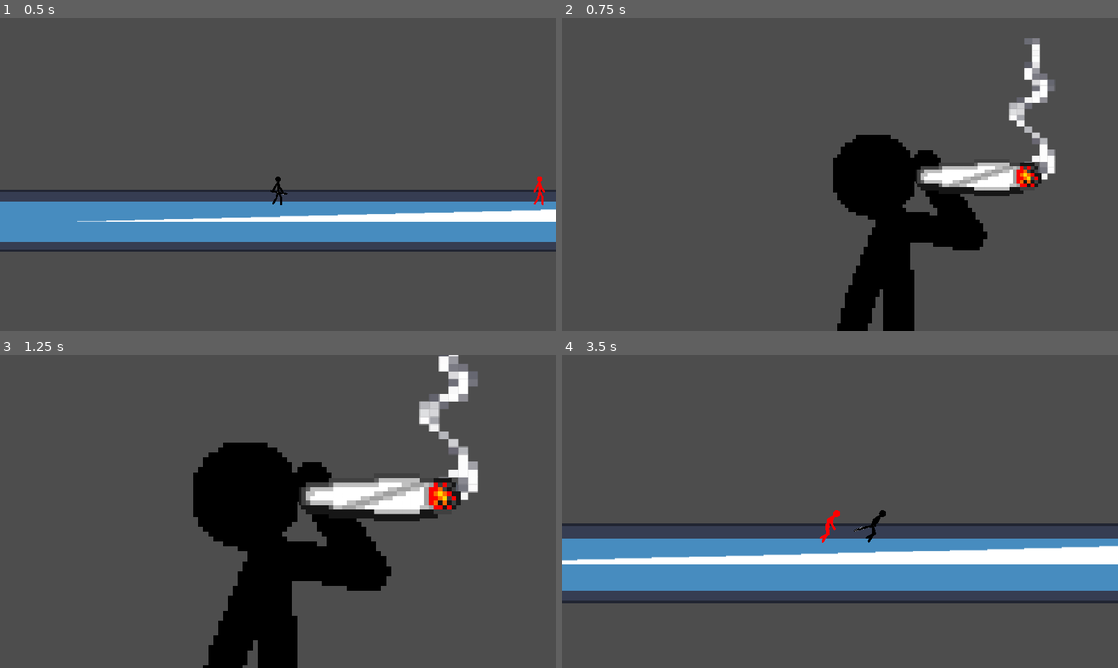
Above: before the commit, frames 1-4 (two rows, left to right).
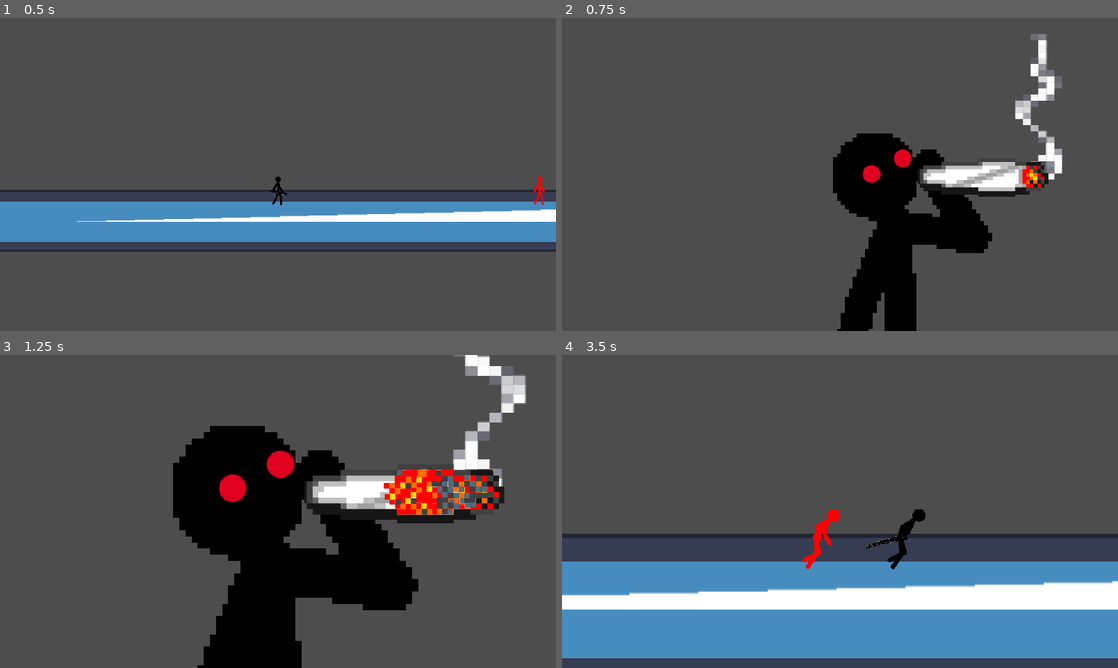
Above: after the commit, the same moments.

Repository: tyomhak/RedEyeSamurai-gd
Game: Godot game, scene res://scenes/levels/test_level.tscn
Two runs of this game, one before a commit and one after it. Both use one fixed random seed, a clock stepped at 60 frames per second and the inputs below. The engine's default icon, where the game draws it, is replaced by a stand-in: a white triangle on a blue panel in a dark square.
Inputs (mouse positions are in pixels of both pictures, inside the frame that each line leads up to):
- Up to frame 1 (0.5 s): no input
- Up to frame 2 (0.75 s): move the mouse to (962, 158) at 0.52 s; hold D (right) from 0.53 s (still down); tap Q (smoke) at 0.6 s
- Up to frame 3 (1.25 s): keep holding D (right); tap Space (jump) at 0.77 s
- Up to frame 4 (3.5 s): move the mouse to (728, 527) at 1.27 s; click (728, 527) at 1.35 s; tap Space (jump) at 1.52, 3.02 s; tap Q (smoke) at 1.55, 2.1, 2.85 s; move the mouse to (895, 442) at 2.02 s; release D (right) at 2.03 s; hold A (left) 2.03-2.78 s; move the mouse to (812, 574) at 2.77 s; hold D (right) from 2.78 s (still down)

Frame 1 is identical in both runs. In frame 2, 3.6% of the frame differs, in the area x 48-90%, y 5-100%; in frame 3, 13%; in frame 4, 33%, in the area x 0-100%, y 49-97%.

Commit message:
Update smoking anim.

Diff:
--- a/project.godot
+++ b/project.godot
@@ -17,7 +17,6 @@
 
 [display]
 
-window/size/mode=3
 window/stretch/mode="canvas_items"
 window/stretch/aspect="expand"
 
--- a/scenes/entities/magic_cig/magic_cig.gd
+++ b/scenes/entities/magic_cig/magic_cig.gd
@@ -1,11 +1,9 @@
 extends Node2D
 
-
-# Called when the node enters the scene tree for the first time.
-func _ready():
-	pass # Replace with function body.
+@onready var cig: AnimatedSprite2D = $AnimatedSprite2D
+@onready var smoke: AnimatedSprite2D = $AnimatedSprite2D2
 
 
-# Called every frame. 'delta' is the elapsed time since the previous frame.
-func _process(delta):
-	pass
+func _ready():
+	cig.play("burn")
+	smoke.play("smoke")
--- a/scenes/entities/magic_cig/magic_cig.tscn
+++ b/scenes/entities/magic_cig/magic_cig.tscn
@@ -8,6 +8,7 @@
 [ext_resource type="Texture2D" uid="uid://dpn7bifyun22g" path="res://data/sprites/magic_cig/magic_cig (2).png" id="6_68jdu"]
 [ext_resource type="Texture2D" uid="uid://d3kwr7yf7irao" path="res://data/sprites/magic_cig/magic_cig (3).png" id="7_ulxwh"]
 [ext_resource type="Texture2D" uid="uid://bejfg7hwlqo3f" path="res://data/sprites/magic_cig/magic_cig (4).png" id="8_k784n"]
+[ext_resource type="Texture2D" uid="uid://bp17u4p3nlpcp" path="res://data/effect_sprites/vecteezy_circulo-blanco-png_21115771.png" id="9_dlmej"]
 
 [sub_resource type="SpriteFrames" id="SpriteFrames_k54pf"]
 animations = [{
@@ -41,7 +42,7 @@
 "duration": 1.0,
 "texture": ExtResource("8_k784n")
 }],
-"loop": true,
+"loop": false,
 "name": &"burn",
 "speed": 5.0
 }]
@@ -54,11 +55,22 @@
 position = Vector2(155.032, -86)
 sprite_frames = SubResource("SpriteFrames_k54pf")
 animation = &"smoke"
-frame_progress = 0.90106
+frame_progress = 0.229317
 
 [node name="AnimatedSprite2D" type="AnimatedSprite2D" parent="."]
 position = Vector2(92.032, 4.00002)
 scale = Vector2(0.256, 0.256)
 sprite_frames = SubResource("SpriteFrames_n0t6e")
 animation = &"burn"
-frame_progress = 0.891944
+frame = 4
+frame_progress = 1.0
+
+[node name="Sprite2D" type="Sprite2D" parent="."]
+modulate = Color(0.882353, 0, 0.12549, 1)
+position = Vector2(-20, -20)
+texture = ExtResource("9_dlmej")
+
+[node name="Sprite2D2" type="Sprite2D" parent="."]
+modulate = Color(0.882353, 0, 0.12549, 1)
+position = Vector2(-60, -1.90735e-06)
+texture = ExtResource("9_dlmej")
--- a/scenes/entities/player.tscn
+++ b/scenes/entities/player.tscn
@@ -157,6 +157,7 @@
 script = ExtResource("1_prw26")
 hor_vel = 220.0
 jump_vel = -400.0
+zoomin_speed = 7.0
 
 [node name="Camera2D" type="Camera2D" parent="."]
 position = Vector2(0, -11)
--- a/src/entities/player.gd
+++ b/src/entities/player.gd
@@ -99,7 +99,7 @@
 	_is_smoking = true
 	_animated_sprite.play("smoke")
 	cig_ctrlr.smoke()
-	_target_zoom = Vector2(40,40)
+	_target_zoom = Vector2(50,50)
 
 func _on_smoke_finish():
 	_is_smoking = false
Not shown: 1 places in scenes/entities/magic_cig/magic_cig.tscn that only renumber resources
